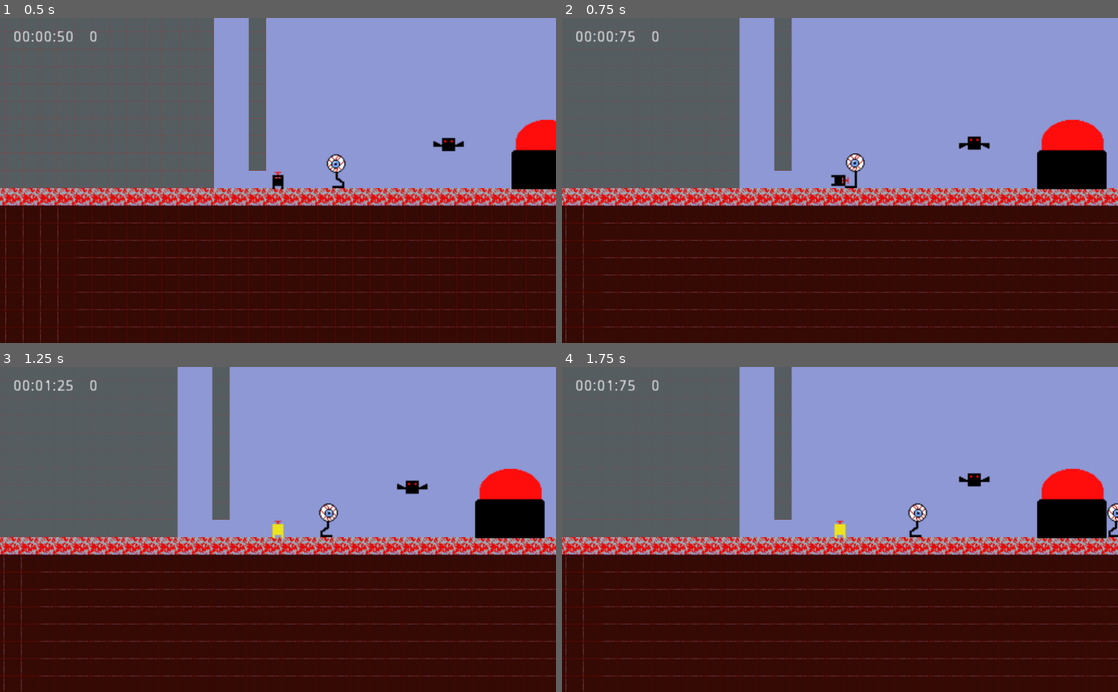
Above: before the commit, frames 1-4 (two rows, left to right).
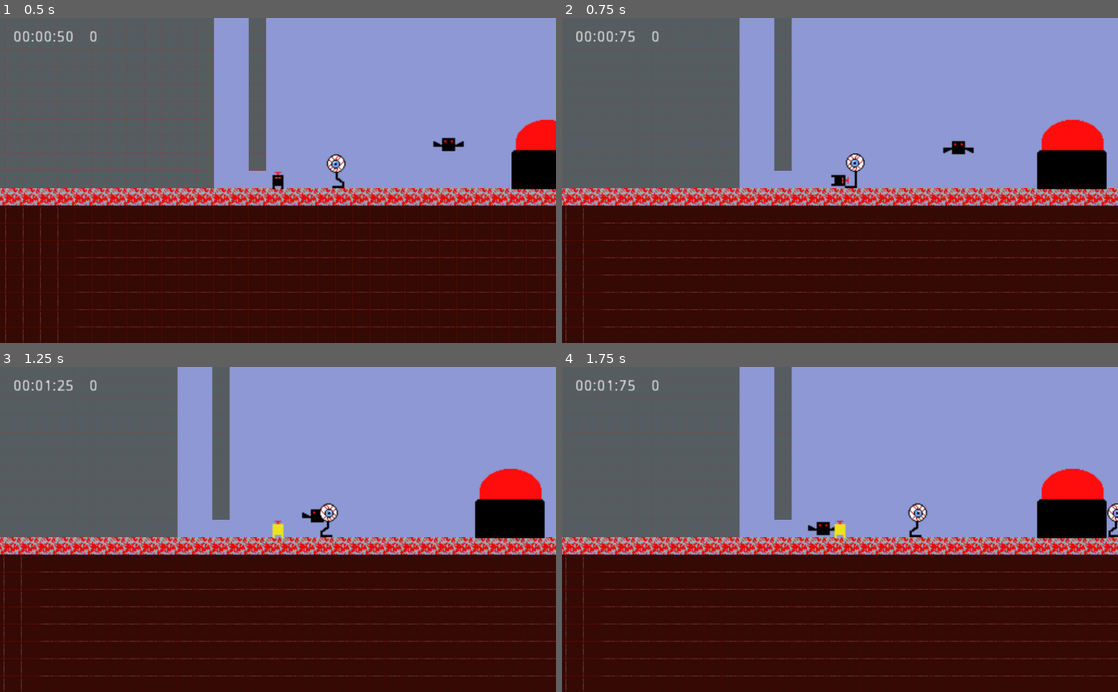
Above: after the commit, the same moments.

Repository: tompasini/Born4Lazers
Game: Godot game, scene res://Worlds/Red World/RedLevel1.tscn
The game is run twice, just before and just after one commit, with the same random seed, the same clock (stepped at 60 frames per second) and the same inputs.
Inputs (mouse positions are in pixels of both pictures, inside the frame that each line leads up to):
- Up to frame 1 (0.5 s): no input
- Up to frame 2 (0.75 s): move the mouse to (962, 164) at 0.52 s; hold D (right) from 0.53 s (still down); hold Shift (run) from 0.53 s (still down)
- Up to frame 3 (1.25 s): keep holding D (right); keep holding Shift (run); tap Space (jump) at 0.77 s
- Up to frame 4 (1.75 s): keep holding D (right); move the mouse to (728, 545) at 1.27 s; release Shift (run) at 1.28 s; click (728, 545) at 1.35 s; tap Space (jump) at 1.52 s

Frame 1 is identical in both runs. In frame 2, 0.3% of the frame differs, in the area x 68-77%, y 36-43%; in frame 3, 0.3%; in frame 4, 0.3%, in the area x 44-77%, y 32-52%.

Commit message:
red bat attack

Diff:
--- a/Enemies/RedBat.tscn
+++ b/Enemies/RedBat.tscn
@@ -21,7 +21,7 @@
 } ]
 
 [sub_resource type="CircleShape2D" id=3]
-radius = 87.0057
+radius = 141.032
 
 [node name="RedBat" type="KinematicBody2D"]
 collision_layer = 16
--- a/Scripts/RedBat.gd
+++ b/Scripts/RedBat.gd
@@ -1,6 +1,8 @@
 extends KinematicBody2D
 
 var velocity = Vector2()
+
+var player_position = Vector2(0, 0)
 
 enum STATES {UP, DOWN, IDLE, ATTACK}
 
@@ -12,7 +14,13 @@
 func _physics_process(delta):
 	if(_state != STATES.ATTACK):
 		bob()
-	move_and_slide(velocity)
+		move_and_slide(velocity)
+	else:
+		attack(delta)
+
+	if(position == player_position):
+		_state = STATES.UP
+
 
 func bob():
 	if($Timer.is_stopped()):
@@ -30,9 +38,9 @@
 			velocity.y = lerp(velocity.y, 0, 1.0)
 		velocity.y += 0.15
 
-func attack(position):
-	print('attack!')
+func attack(delta):
+	position = position.move_toward(player_position, delta * 150)
 
 func _on_Area2D_body_shape_entered(body_rid, body, body_shape_index, local_shape_index):
 	_state = STATES.ATTACK
-	attack(body.position)
+	player_position = Vector2(body.position.x, body.position.y)
